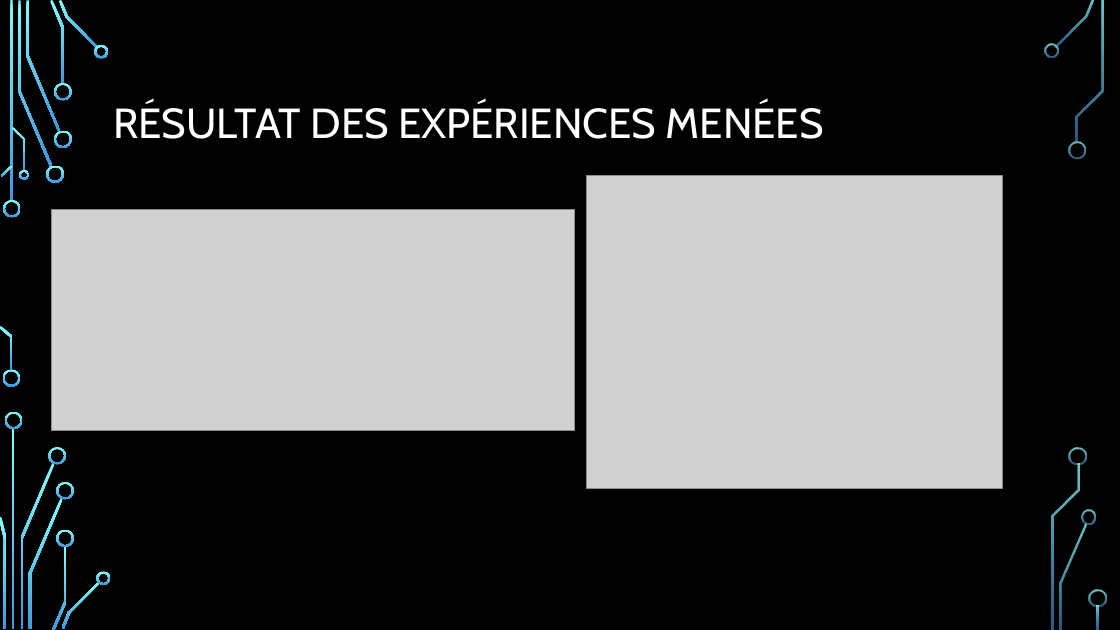
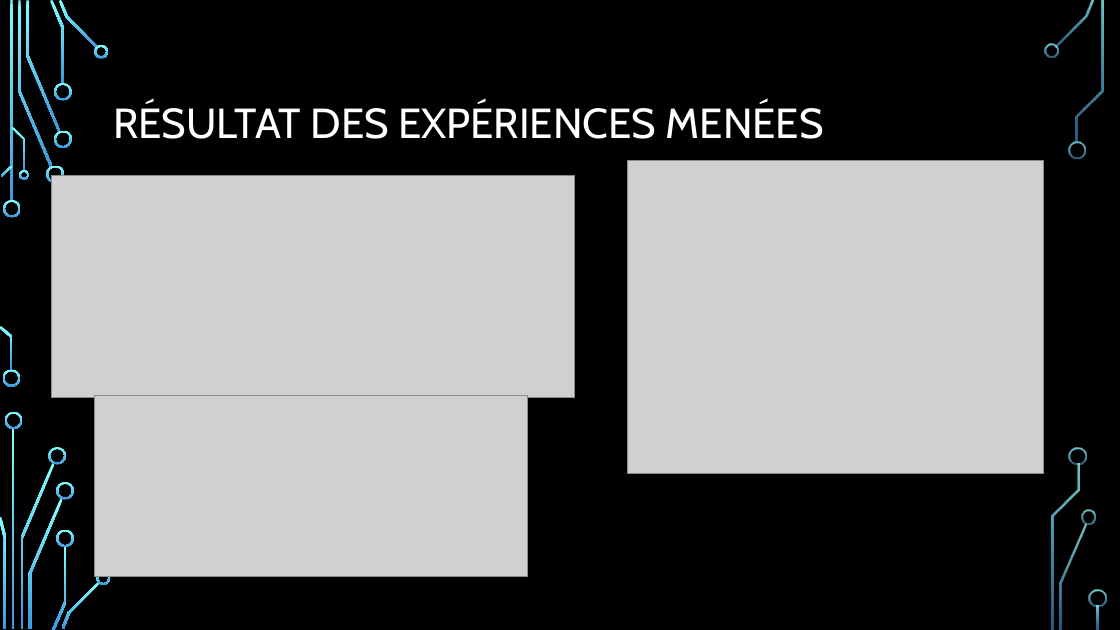
Before and after one commit to AE-L/Projet-SmartPatate, a slide deck: slide 3 of Projet smart-patate.pptx. Drawn at 1120x630 pixels with LibreOffice and Linux fonts; fonts in the diff are those of the drawing; grey boxes stand for pictures; background and template pictures are left out. Boxes give left, top, right and bottom in pixels: in the first picture for what was removed or moved away, otherwise in the second. Text is boxed around its words. In the diff, an @@ line names an element or a change of style, - is before the commit and + after.

```diff
--- a/Projet smart-patate.pptx
+++ b/Projet smart-patate.pptx
@@ picture: place and size @@
-picture at (52,209,575,431)
+picture at (52,176,575,397)
@@ picture: place and size @@
-picture at (586,176,1002,488)
+picture at (628,161,1044,474)
@@ picture added at (95,396,528,577) @@
```
Also in this commit, not shown: 2 other slides changed, 1 other file.
